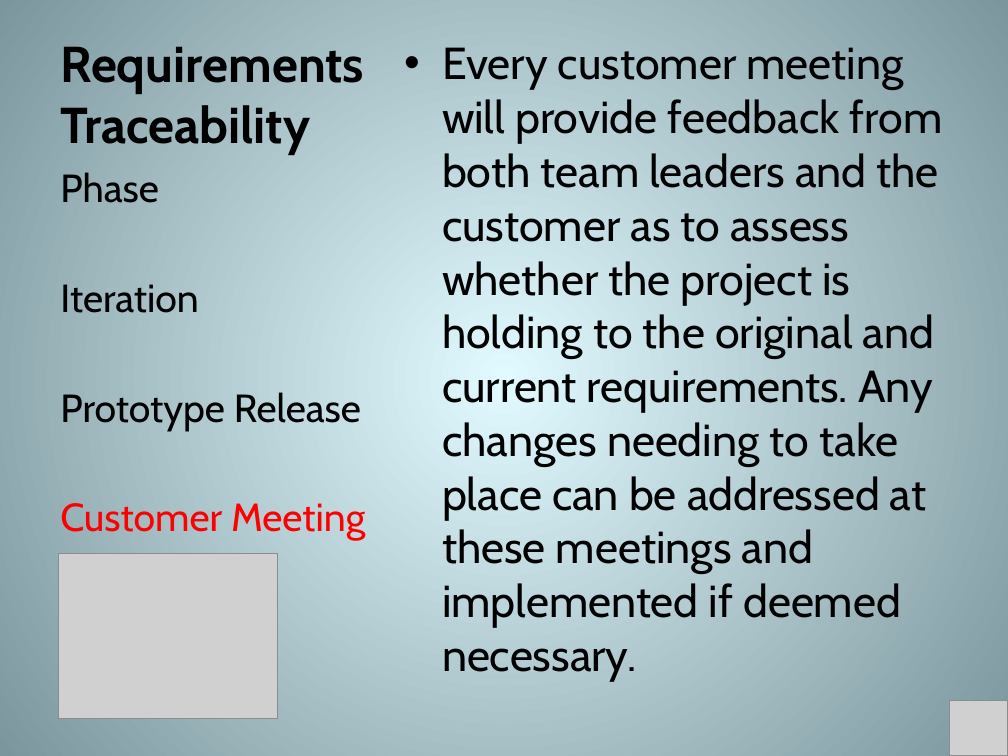
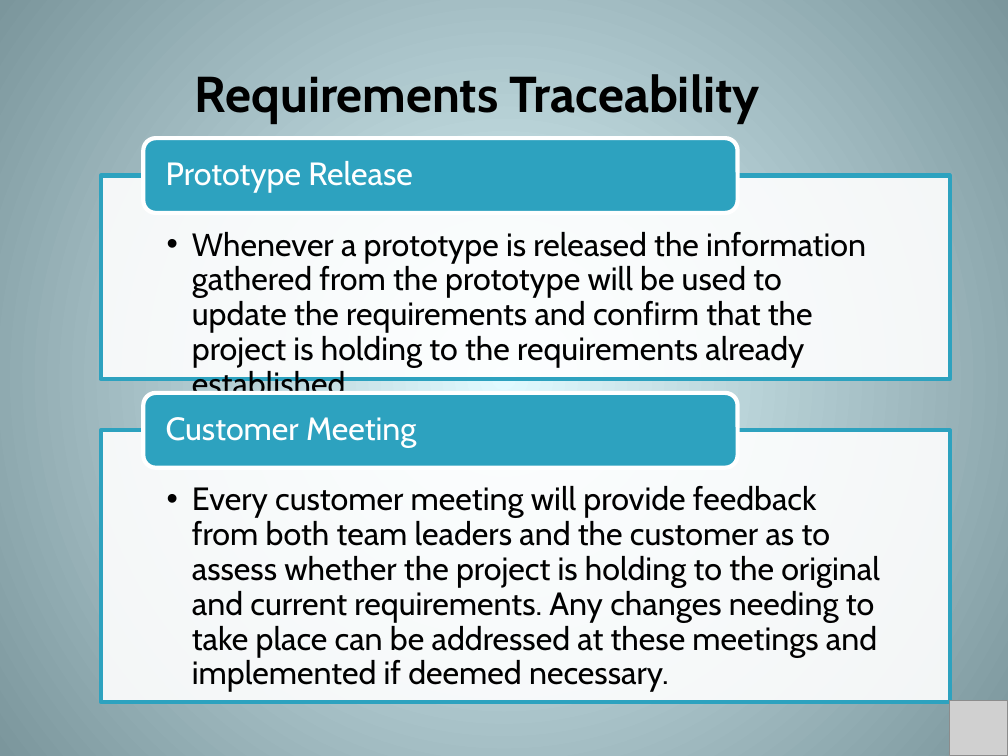
Before and after one commit to hjc/JagTrack, a slide deck: slide 15 of LCO_Brief_Placeholder/Deliverables/lco-briefing.pptx. Drawn at 1008x756 pixels with LibreOffice and Linux fonts; fonts in the diff are those of the drawing; grey boxes stand for pictures. Boxes give left, top, right and bottom in pixels: in the first picture for what was removed or moved away, otherwise in the second. Text is boxed around its words. In the diff, an @@ line names an element or a change of style, - is before the commit and + after.

```diff
--- a/LCO_Brief_Placeholder/Deliverables/lco-briefing.pptx
+++ b/LCO_Brief_Placeholder/Deliverables/lco-briefing.pptx
@@ title "Requirements Traceability" rewrapped from box(60, 46, 364, 153) to box(195, 74, 760, 123) @@
@@ text removed at box(60, 172, 365, 541) @@
-Phase
-Iteration
-Prototype Release
-Customer Meeting
@@ group added at box(101, 138, 950, 702): 3 texts, 2 rectangles, 2 rounded rectangles @@
+  •• Whenever a prototype is released the information gathered from the prototype will be used to update the requirements and confirm that the project is holding to the requirements already established.
+Prototype Release
+Customer Meeting
@@ text "Every customer meeting will provide ...": place and size @@
-text "Every customer meeting will provide ..." at box(442, 47, 943, 681)
+text "Every customer meeting will provide ..." at box(192, 486, 880, 692)
@@ text "Every customer meeting will provide ..." at box(192, 486, 880, 692): size 32 to 23 pt; bullet • to ••; list level 1 to 2 in "Every customer meeting will provide ..."; line spacing 1 to 0.9 @@
@@ picture removed at box(58, 553, 277, 718) @@
```
Also in this commit, not shown: 14 other slides changed, 4 slides added, 5 slides removed, 2 other files.
